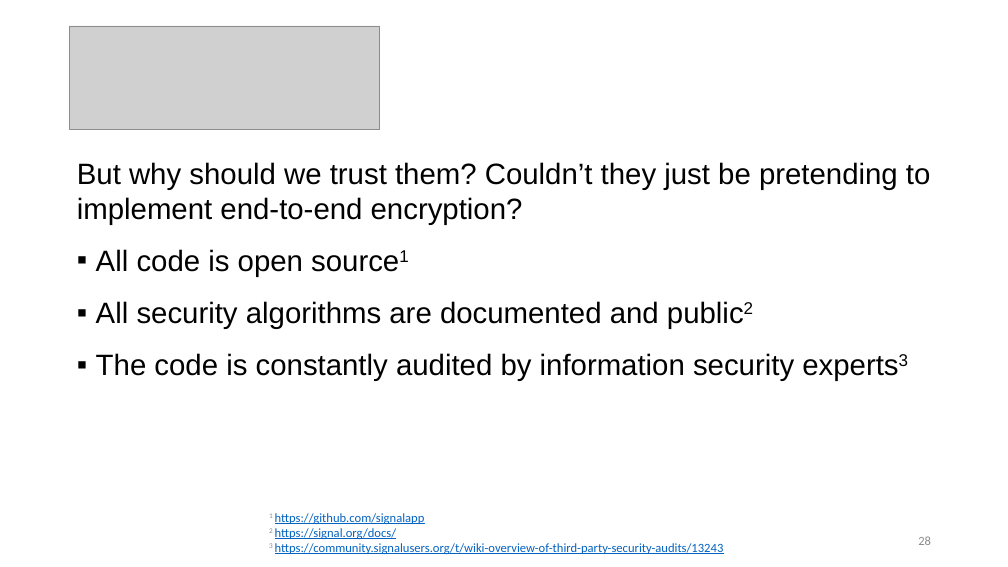
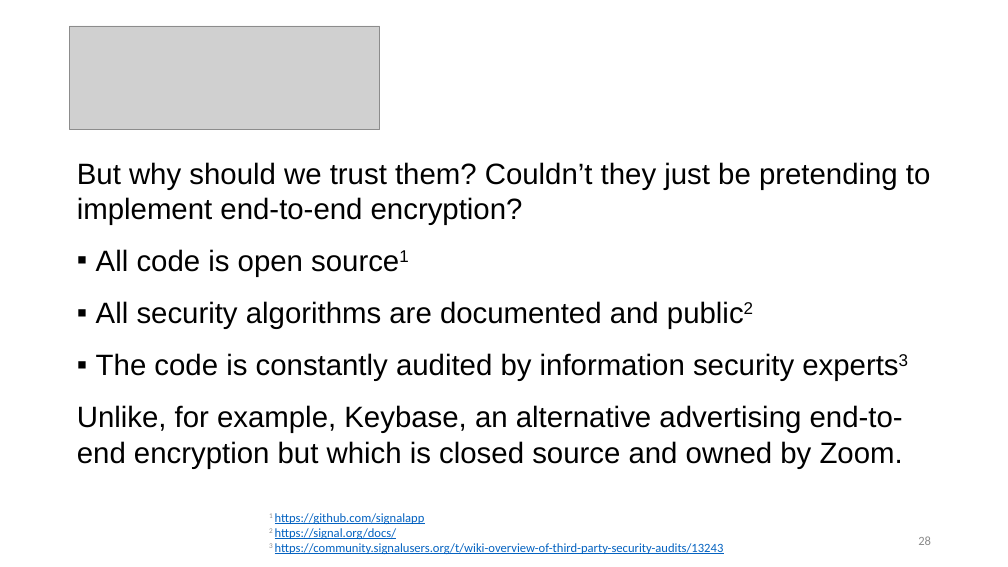
Before and after one commit to sarttiso/digital-security, a slide deck: slide 28 of digital_security_strikeU.pptx. Drawn at 1008x567 pixels with LibreOffice and Linux fonts; fonts in the diff are those of the drawing; grey boxes stand for pictures. Boxes give left, top, right and bottom in pixels: in the first picture for what was removed or moved away, otherwise in the second. Text is boxed around its words. In the diff, an @@ line names an element or a change of style, - is before the commit and + after.

```diff
--- a/digital_security_strikeU.pptx
+++ b/digital_security_strikeU.pptx
@@ text at (77,405,903,469): paragraph added @@
+Unlike, for example, Keybase, an alternative advertising end-to-end encryption but which is closed source and owned by Zoom.
```
Also in this commit, not shown: 1 other slide changed, 2 other files.
